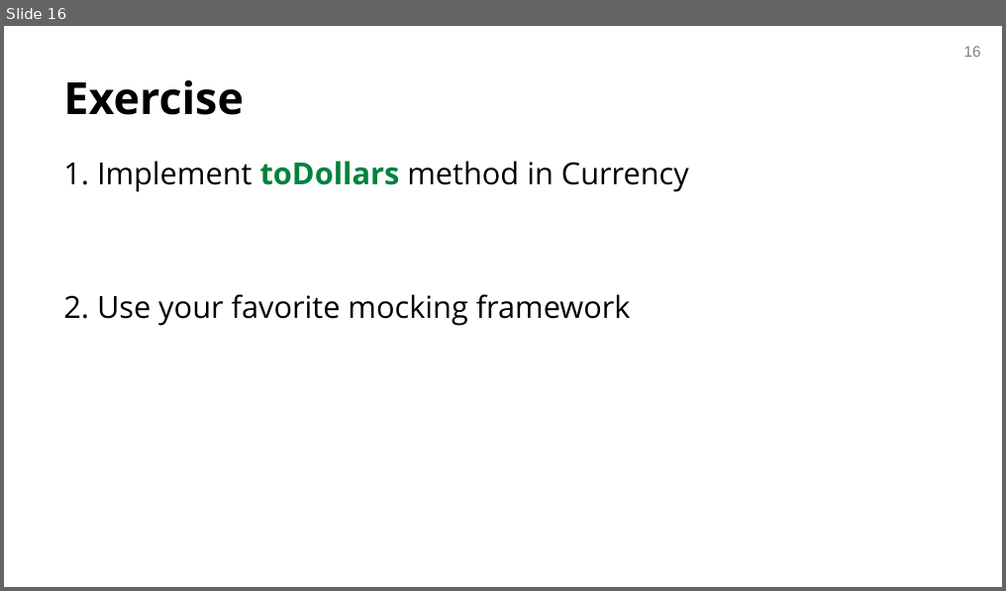
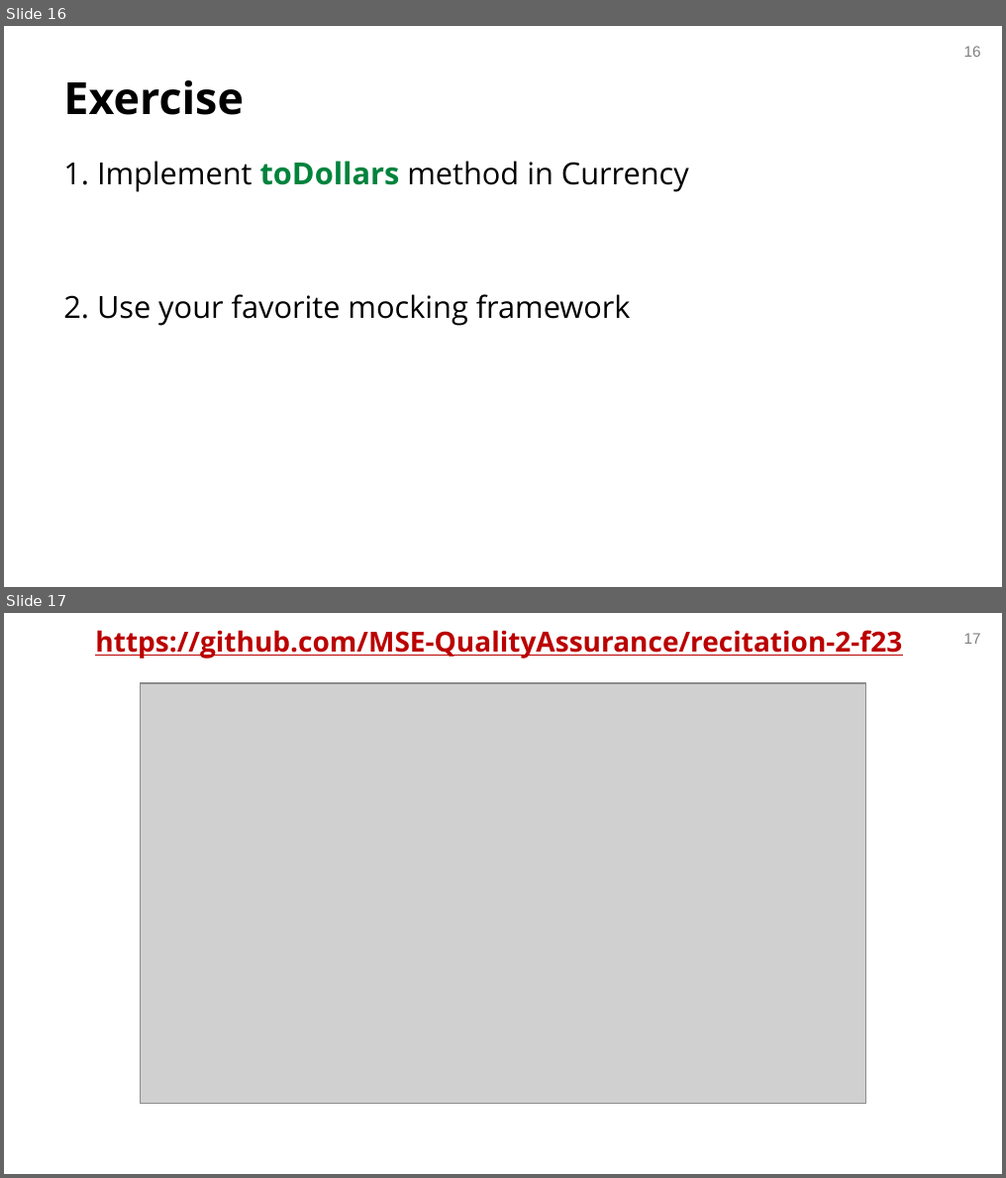
Before and after one commit to avishj/recitation-2-f24, a slide deck: resources/17623-recitation2.pptx. Shown one above the other, each under a label of ours: slide 16 before the commit, slides 16 and 17 after it. The pictures are 1006x591 and 1006x1178 pixels, drawn with LibreOffice and Linux fonts; fonts in the diff are those of the drawing; grey boxes stand for pictures; background and template pictures are left out. Boxes give left, top, right and bottom in pixels: in the first picture for what was removed or moved away, otherwise in the second. Text is boxed around its words. In the diff, an @@ line names an element or a change of style, - is before the commit and + after.

Commit message:
Added pdf of presentation

```diff
--- a/resources/17623-recitation2.pptx
+++ b/resources/17623-recitation2.pptx
@@ slide 17 added at bbox=[4, 613, 1002, 1174], background #FFFFFF; not listed: 1 template element that a slide beside it also shows @@
@@ text added at bbox=[95, 630, 902, 659], 20 pt, text #BB0000, bold, underline @@
+https://github.com/MSE-QualityAssurance/recitation-2-f23
@@ picture added at bbox=[140, 683, 866, 1104] @@
```
Also in this commit, not shown: 1 other file.
